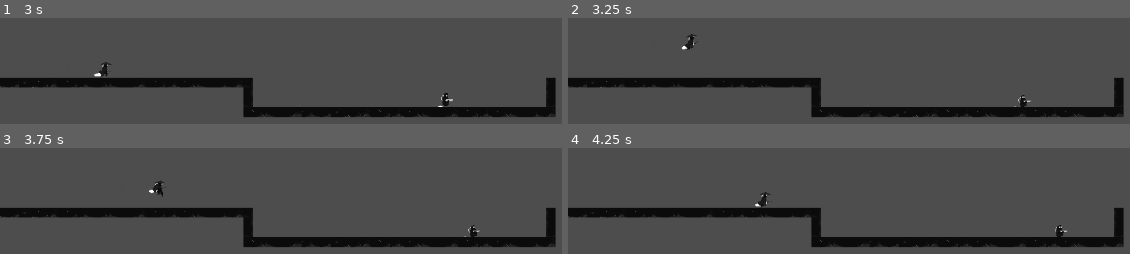
Above: before the commit, frames 1-4 (two rows, left to right).
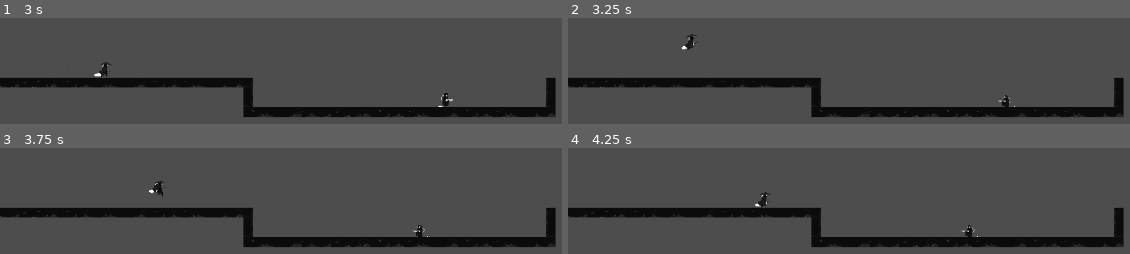
Above: after the commit, the same moments.

Repository: Pbrochu94/Prototype_game
Game: Godot game, scene res://prototype_scene.tscn
Same seed, same stepped clock (60 frames per second), same inputs: the game is played once before the commit and once after it.
Inputs:
- Up to frame 1 (3 s): tap Enter at 0.5 s; hold D (move_right) 0.53-2.03 s; tap Space (jump) at 0.77, 1.52 s; hold A (move_left) 2.03-2.78 s; hold D (move_right) from 2.78 s (still down)
- Up to frame 2 (3.25 s): keep holding D (move_right); tap Space (jump) at 3.02 s
- Up to frame 3 (3.75 s): keep holding D (move_right)
- Up to frame 4 (4.25 s): keep holding D (move_right); tap Space (jump) at 3.77 s

Frame 1 is identical in both runs. In frame 2, 0.2% of the frame differs, in the area x 76-83%, y 72-84%; in frame 3, 0.2%; in frame 4, 0.3%, in the area x 69-89%, y 72-84%.

Commit message:
Wander func changing direction completed, now on changing fight scene upon contact

Diff:
--- a/enemies/Minor gun enemy/minor_gun_enemy.gd
+++ b/enemies/Minor gun enemy/minor_gun_enemy.gd
@@ -12,6 +12,8 @@
 var playerIsInRange = false
 var hasAggro = false
 var aggroTimer = 0
+var wanderTimer = 0
+const wanderDuration = 3
 const aggroDuration = 5
 enum State {
 	IDLE,
@@ -34,7 +36,7 @@
 
 	#Update state
 	updateState()
-	stateProcess()
+	stateProcess(delta)
 	#Update sprite direction
 	updateSpriteDirection(direction)
 	#Check if enemy still aggro
@@ -48,17 +50,17 @@
 	match currentState:
 		State.WANDER:
 			if is_on_wall():
+				wanderTimer = 0
 				direction *= -1
 
 
 #STATES HANDLERS
-func stateProcess():
+func stateProcess(delta):
 	match currentState:
 		State.IDLE:
 			pass
 		State.WANDER:
-			#direction = 1
-			wander()
+			wander(delta)
 		State.PURSUIT:
 			pursuit()
 func updateState():
@@ -83,7 +85,6 @@
 			updateAnim("idle")
 		State.WANDER:
 			updateAnim("walk")
-			wander()
 		State.FALLING:
 			updateAnim("falling")
 func exitState(state):
@@ -102,7 +103,13 @@
 
 
 #BEHAVIORS
-func wander():
+func wander(delta):
+	print("WANDER TIMER", wanderTimer)
+	print("WANDER DURATION", wanderDuration)
+	wanderTimer += delta
+	if wanderTimer >= wanderDuration :
+		direction *= -1
+		wanderTimer = 0
 	currentSpeed = baseSpeed
 	isMoving = true
 	velocity.x = direction * currentSpeed
